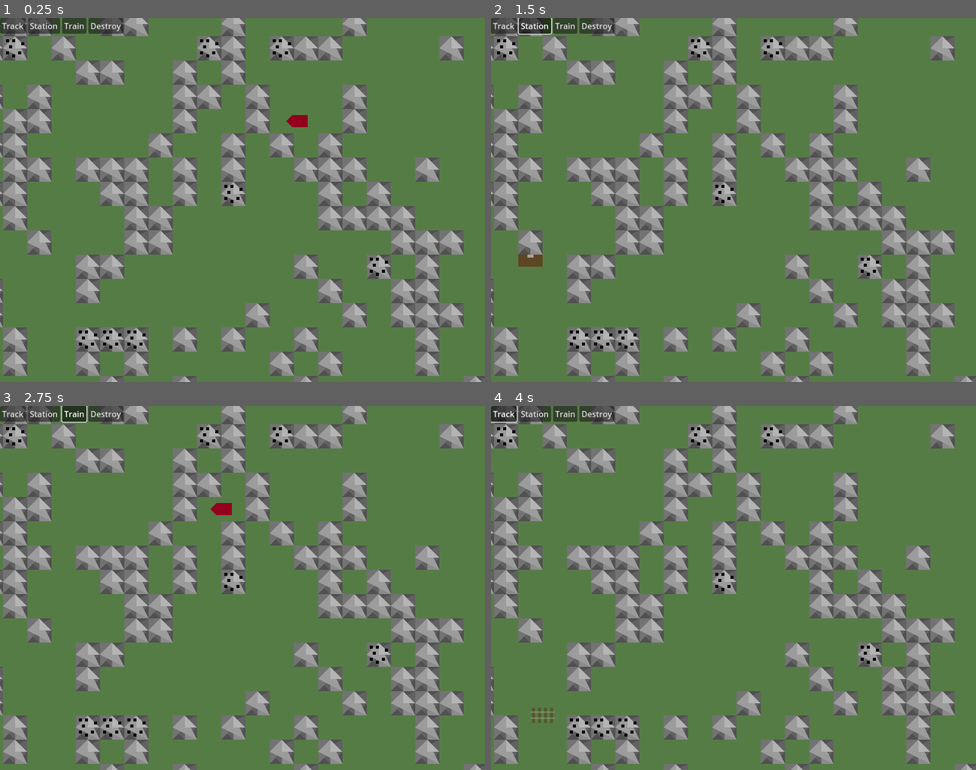
Above: before the commit, frames 1-4 (two rows, left to right).
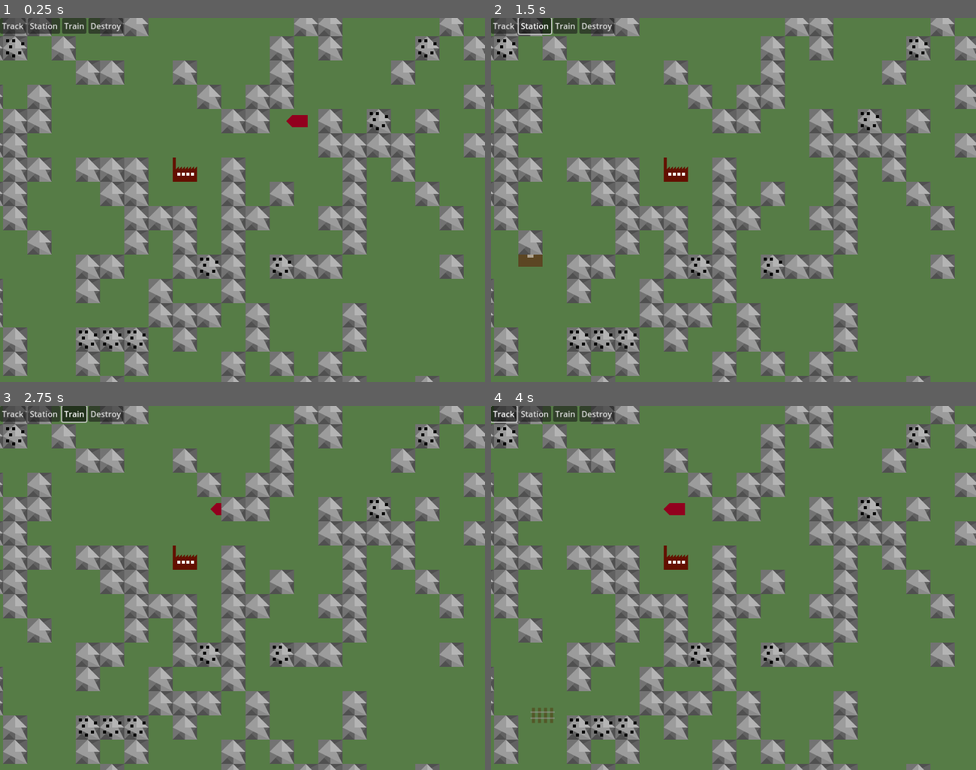
Above: after the commit, the same moments.

Repository: Godsmith/trainfinity3
Game: Godot game, scene res://scenes/overground.tscn
The game is run twice, just before and just after one commit, with the same random seed, the same clock (stepped at 60 frames per second) and the same inputs.
Inputs:
- Up to frame 1 (0.25 s): no input
- Up to frame 2 (1.5 s): click "Track" at 0.5 s; click "Station" at 1.25 s
- Up to frame 3 (2.75 s): click "Train" at 2 s
- Up to frame 4 (4 s): click "Destroy" at 2.75 s; click "Track" at 3.5 s

The runs differ from the first frame. In frame 1, 27% of the frame differs, in the area x 30-100%, y 0-100%; in frame 2, 27%; in frame 3, 27%; in frame 4, 27%.

Commit message:
Create starting factory

Diff:
--- /dev/null
+++ b/scenes/factory.tscn
@@ -0,0 +1,48 @@
+[gd_scene load_steps=3 format=3 uid="uid://bwtjmen3o0mo2"]
+
+[ext_resource type="Script" uid="uid://b2y7rsqb0bxqi" path="res://scripts/station.gd" id="1_r3gb1"]
+
+[sub_resource type="OccluderPolygon2D" id="OccluderPolygon2D_rod8h"]
+cull_mode = 2
+polygon = PackedVector2Array(-8, -8, -6, -8, -6, -2, 8, -2, 8, 8, -8, 8)
+
+[node name="Factory" type="Node2D"]
+script = ExtResource("1_r3gb1")
+
+[node name="Polygon2D" type="Polygon2D" parent="."]
+position = Vector2(-8, 8)
+color = Color(0.390011, 0.0631477, 0, 1)
+polygon = PackedVector2Array(0, 0, 0, -16, 2, -16, 2, -8, 4, -10, 4, -8, 6, -10, 6, -8, 8, -10, 8, -8, 10, -10, 10, -8, 12, -10, 12, -8, 14, -10, 14, -8, 16, -10, 16, 0)
+
+[node name="Polygon2D" type="Polygon2D" parent="Polygon2D"]
+position = Vector2(-11, 12)
+polygon = PackedVector2Array(14, -16, 14, -18, 16, -18, 16, -16)
+
+[node name="Polygon2D2" type="Polygon2D" parent="Polygon2D"]
+position = Vector2(-8, 12)
+polygon = PackedVector2Array(14, -16, 14, -18, 16, -18, 16, -16)
+
+[node name="Polygon2D3" type="Polygon2D" parent="Polygon2D"]
+position = Vector2(-5, 12)
+polygon = PackedVector2Array(14, -16, 14, -18, 16, -18, 16, -16)
+
+[node name="Polygon2D4" type="Polygon2D" parent="Polygon2D"]
+position = Vector2(-2, 12)
+polygon = PackedVector2Array(14, -16, 14, -18, 16, -18, 16, -16)
+
+[node name="Area2D" type="Area2D" parent="."]
+position = Vector2(-16, 16)
+
+[node name="CollisionShape2D" type="CollisionPolygon2D" parent="Area2D"]
+position = Vector2(16, -16)
+polygon = PackedVector2Array(-8, -8, -6, -8, -6, -2, 8, -2, 8, 8, -8, 8)
+
+[node name="LightOccluder2D" type="LightOccluder2D" parent="."]
+occluder = SubResource("OccluderPolygon2D_rod8h")
+
+[node name="Chunk" type="Polygon2D" parent="."]
+visible = false
+position = Vector2(0, 2)
+polygon = PackedVector2Array(-4, -2, -2, -2, -2, -4, -4, -4)
+
+[connection signal="input_event" from="Area2D" to="." method="_on_input_event"]
--- a/scripts/game.gd
+++ b/scripts/game.gd
@@ -1,5 +1,10 @@
 # Possible improvements
 # - range of stations (start with 1)
+# - number of trains (start with 1)
+
+# Between rounds
+# - starting everything above
+# - ore patch size
 
 
 extends Node2D
@@ -10,6 +15,7 @@
 const SCALE_FACTOR := 2  # Don't remember where I set this
 enum GUI_STATE {NONE, TRACK, STATION, TRAIN1, TRAIN2, LIGHT, DESTROY}
 
+const FACTORY = preload("res://scenes/factory.tscn")
 const STATION = preload("res://scenes/station.tscn")
 const TRAIN = preload("res://scenes/train.tscn")
 const TRACK = preload("res://scenes/track.tscn")
@@ -74,9 +80,15 @@
 
 func _generate_map():
 	randomize()
+	var factory = FACTORY.instantiate()
+	factory.position = Vector2(0, 0)
+	add_child(factory)
 
 	for x in range(-GRID_SIZE/2, GRID_SIZE):
 		for y in range(-GRID_SIZE/2, GRID_SIZE):
+			if x >= -1 and x <= 1 and y >= -1 and y <= 1:
+				# Do not place around starting factory
+				continue
 			if randf() < wall_chance:
 				var wall = WALL.instantiate()
 				wall.position = Vector2(x, y) * TILE_SIZE
